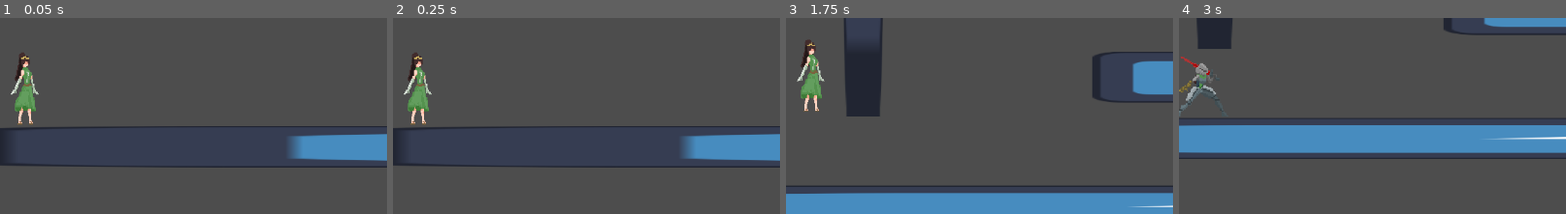
Above: before the commit, frames 1-4 (left to right).
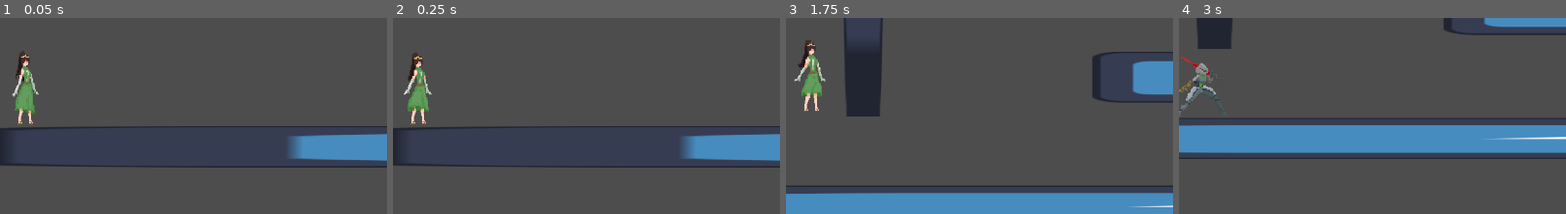
Above: after the commit, the same moments.

Repository: PrinceLeo03/Sanguine-Dawn
Game: Godot game, scene res://Players.tscn
Same seed, same stepped clock (60 frames per second), same inputs: the game is played once before the commit and once after it. The engine's default icon, where the game draws it, is replaced by a stand-in: a white triangle on a blue panel in a dark square.
Inputs (mouse positions are % of the whole screen's width and height, from its top left):
- Up to frame 1 (0.05 s): no input
- Up to frame 2 (0.25 s): no input
- Up to frame 3 (1.75 s): move the mouse to (72, 50) at 0.52 s; hold D (right) from 0.53 s (still down); tap Ctrl (dash) at 0.6 s; tap Space (jump) at 0.77, 1.52 s; move the mouse to (30, 61) at 1.27 s; tap Shift (run) at 1.35 s
- Up to frame 4 (3 s): move the mouse to (60, 31) at 2.02 s; release D (right) at 2.03 s; hold A (left) 2.03-2.78 s; click (60, 31) at 2.1 s; tap Enter at 2.75 s; move the mouse to (45, 77) at 2.77 s; hold D (right) from 2.78 s (still down); tap Ctrl (dash) at 2.85 s
The pictures show only the part of the screen within x 34-84%, y 45-95%; the shares and areas given below are measured in that part.

The runs differ from the first frame. In frame 1, 0.5% of the frame differs, in the area x 2-10%, y 16-50%; in frame 2, nothing differs; in frame 3, 0.4%; in frame 4, nothing differs.

Commit message:
Princess Idle Animation

Diff:
--- a/sanguine-dawn/Players.tscn
+++ b/sanguine-dawn/Players.tscn
@@ -10,6 +10,8 @@
 
 [sub_resource type="Animation" id="Animation_ph5nk"]
 resource_name = "Idle"
+length = 0.6
+loop_mode = 1
 tracks/0/type = "value"
 tracks/0/imported = false
 tracks/0/enabled = true
@@ -17,10 +19,10 @@
 tracks/0/interp = 1
 tracks/0/loop_wrap = true
 tracks/0/keys = {
-"times": PackedFloat32Array(0.1, 0.766667),
-"transitions": PackedFloat32Array(1, 1),
+"times": PackedFloat32Array(0, 0.1, 0.2, 0.3, 0.4, 0.5),
+"transitions": PackedFloat32Array(1, 1, 1, 1, 1, 1),
 "update": 1,
-"values": [1, 1]
+"values": [0, 1, 2, 3, 4, 5]
 }
 
 [sub_resource type="Animation" id="Animation_gsbhy"]
@@ -75,10 +77,11 @@
 hframes = 6
 frame = 1
 
-[node name="AnimationPlayer" type="AnimationPlayer" parent="Player/CHAR_1/Sprite2D"]
+[node name="PrincessAnimation" type="AnimationPlayer" parent="Player/CHAR_1/Sprite2D"]
 libraries = {
 &"": SubResource("AnimationLibrary_m2dvq")
 }
+speed_scale = 0.5
 
 [node name="PrincessCS1" type="CollisionShape2D" parent="Player/CHAR_1"]
 position = Vector2(-51, 16)
--- a/sanguine-dawn/Princess Movement.gd
+++ b/sanguine-dawn/Princess Movement.gd
@@ -30,6 +30,7 @@
 
 func _ready() -> void:
 	$StaticBody2D3.connect("change", asdf)
+	$Sprite2D/PrincessAnimation.play("Idle")
 
 func asdf() -> void:
 	var pos2 :=Vector2(get_node("/root/Node2D/Player/CHAR_2").global_position)
